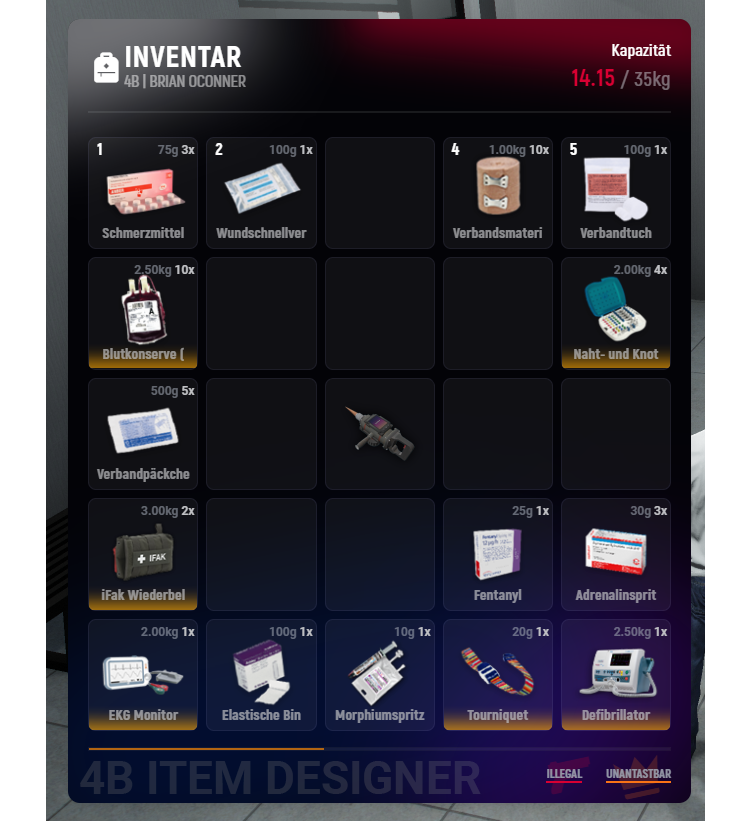
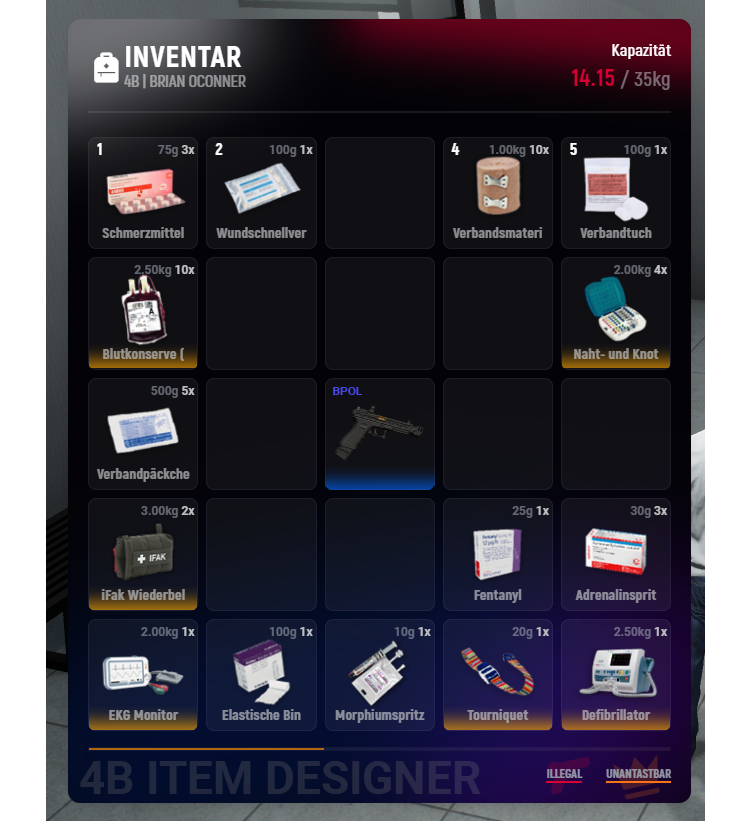
The second w=740, h=835 image is a revision of the first. Changes to its layers:
painted on "DOUBLE CLICK HERE" over [left=325, top=387, right=435, bottom=490]
